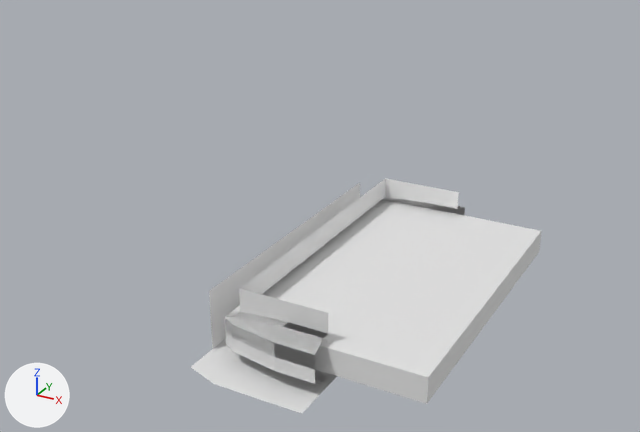
The Blender file cad_drawings/locking_mechanism.blend, before and after one commit.
One viewpoint serves both versions: a 50 mm camera at (19.5, -45.8, 26.2) aimed at (-4.4, -2.3, 4.5). Every picture has the same lights, and +X, +Y and +Z are marked at lower left. The first picture is the older version.

The scene before the commit, as lines of its bpy script (objects in view):
```python
me_cube_001 = bpy.data.meshes.new('Cube.001')
me_cube_001.from_pydata(...)  # a box spanning x -0.5..0.5, y -0.5..0.5, z -0.5..0.5
me_plane = bpy.data.meshes.new('Plane')
me_plane.from_pydata(...)  # 67 vertices, 52 faces, 8 loose edges; spans x -7.59..0.15, y -12.54..0.0, z -1.94..2.65
ob_pcb = bpy.data.objects.new('PCB', me_cube_001)
ob_pcb.location = (0.0, 0.0, 0.0)
ob_pcb.scale = (12.2, 20.2, 1.6)
ob_plane = bpy.data.objects.new('Plane', me_plane)
ob_plane.location = (0.0, 0.0, 0.0)
_m = ob_plane.modifiers.new('Mirror', 'MIRROR')
_m.use_axis = (False, True, False)
_m.use_clip = True
```
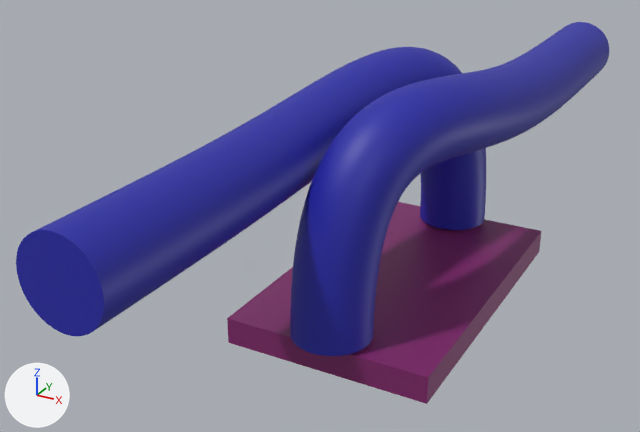
Commit message: Added wires.

The change, as a diff of the scene's bpy script:
```diff
--- a/cad_drawings/locking_mechanism.blend.py
+++ b/cad_drawings/locking_mechanism.blend.py
@@ mat_material_002 @@
+mat_material_002 = principled_material('Material.002')
+mat_material_002.base_color = (0.219, 0.0201, 0.148)  # purple #81276b
@@ mat_material_001 @@
+mat_material_001 = principled_material('Material.001')
+mat_material_001.base_color = (0.0185, 0.0199, 0.392)  # blue #2527a8
@@ me_cube_001 @@
 me_cube_001.from_pydata(...)  # 8 vertices, 6 faces; spans x -0.5..0.5, y -0.5..0.5, z -0.5..0.5
+me_cube_001.materials.append(mat_material_002)  # purple #81276b
@@ cu_nurbspath_001 @@
+cu_nurbspath_001 = bpy.data.curves.new('NurbsPath.001', 'CURVE')
+cu_nurbspath_001.dimensions = '3D'
+_sp = cu_nurbspath_001.splines.new('NURBS'); _sp.points.add(5)
+_sp.points.foreach_set('co', [-7.0, 33.0, 4.0, 1.0, -7.0, 23.0, 4.0, 1.0, -7.0, 13.0, 4.0, 1.0, -10.0, 5.0, 3.0, 1.0, -8.0, 0.0, 0.0, 1.0, 2.0, 0.0, 0.0, 1.0])
+_sp.order_u = 5
+_sp.order_v = 0
+_sp.use_endpoint_u = True
+cu_nurbspath_001.materials.append(mat_material_001)  # blue #2527a8
+cu_nurbspath_001.use_path = True
+cu_nurbspath_001.bevel_mode = 'OBJECT'
+cu_nurbspath_001.fill_mode = 'FULL'
+cu_nurbspath_001.use_fill_caps = True
+cu_nurbspath_001.bevel_object = ob_béziercircle
@@ cu_béziercircle @@
+cu_béziercircle = bpy.data.curves.new('BézierCircle', 'CURVE')
+cu_béziercircle.dimensions = '3D'
+_sp = cu_béziercircle.splines.new('BEZIER'); _sp.bezier_points.add(3)
+_sp.bezier_points.foreach_set('co', [-2.25, 0.0, 0.0, 0.0, 2.25, 0.0, 2.25, 0.0, 0.0, 0.0, -2.25, 0.0])
+_sp.bezier_points.foreach_set('handle_left', [-2.25, -1.242, 0.0, -1.242, 2.25, 0.0, 2.25, 1.242, 0.0, 1.242, -2.25, 0.0])
+_sp.bezier_points.foreach_set('handle_right', [-2.25, 1.242, 0.0, 1.242, 2.25, 0.0, 2.25, -1.242, 0.0, -1.242, -2.25, 0.0])
+for _p, _l, _r in zip(_sp.bezier_points, ['AUTO', 'AUTO', 'AUTO', 'AUTO'], ['AUTO', 'AUTO', 'AUTO', 'AUTO']): _p.handle_left_type = _l; _p.handle_right_type = _r
+_sp.order_u = 0
+_sp.order_v = 0
+_sp.use_cyclic_u = True
+cu_béziercircle.use_path = True
+cu_béziercircle.fill_mode = 'FULL'
@@ cu_nurbspath @@
+cu_nurbspath = bpy.data.curves.new('NurbsPath', 'CURVE')
+cu_nurbspath.dimensions = '3D'
+_sp = cu_nurbspath.splines.new('NURBS'); _sp.points.add(5)
+_sp.points.foreach_set('co', [-7.0, 34.0, 4.0, 1.0, -7.0, 23.0, 4.0, 1.0, -7.0, 13.0, 4.0, 1.0, -10.0, 5.0, 3.0, 1.0, -8.0, 0.0, 0.0, 1.0, 2.0, 0.0, 0.0, 1.0])
+_sp.order_u = 5
+_sp.order_v = 0
+_sp.use_endpoint_u = True
+cu_nurbspath.materials.append(mat_material_001)  # blue #2527a8
+cu_nurbspath.use_path = True
+cu_nurbspath.bevel_mode = 'OBJECT'
+cu_nurbspath.fill_mode = 'FULL'
+cu_nurbspath.use_fill_caps = True
+cu_nurbspath.bevel_object = ob_béziercircle
@@ ob_plane @@
 _m = ob_plane.modifiers.new('Mirror', 'MIRROR')
 _m.use_clip = True
+ob_plane.hide_set(True)
@@ ob_nurbspath_001 @@
+ob_nurbspath_001 = bpy.data.objects.new('NurbsPath.001', cu_nurbspath_001)
+ob_nurbspath_001.location = (0.0, 9.0, 3.0)
+ob_nurbspath_001.rotation_euler = (-3.142, 1.571, 0.0)  # degrees (-180, 90, 0)
@@ ob_béziercircle @@
+ob_béziercircle = bpy.data.objects.new('BézierCircle', cu_béziercircle)
+ob_béziercircle.location = (0.0, -9.0, 1.0)
@@ ob_nurbspath @@
+ob_nurbspath = bpy.data.objects.new('NurbsPath', cu_nurbspath)
+ob_nurbspath.location = (0.0, -9.0, 3.0)
+ob_nurbspath.rotation_euler = (0.0, 1.571, 0.0)  # degrees (0, 90, 0)
```

Changed parts and their boxes (x1, y1, x2, y2) in the pictures (640 x 432 px):
'NurbsPath.001', added (blue)
    after: (16, 47, 486, 336)
'NurbsPath', added (blue)
    after: (290, 22, 609, 356)
'PCB', recoloured (white to purple)
    both: (262, 202, 541, 404)
'Plane', hidden
    before: (191, 178, 465, 413)
